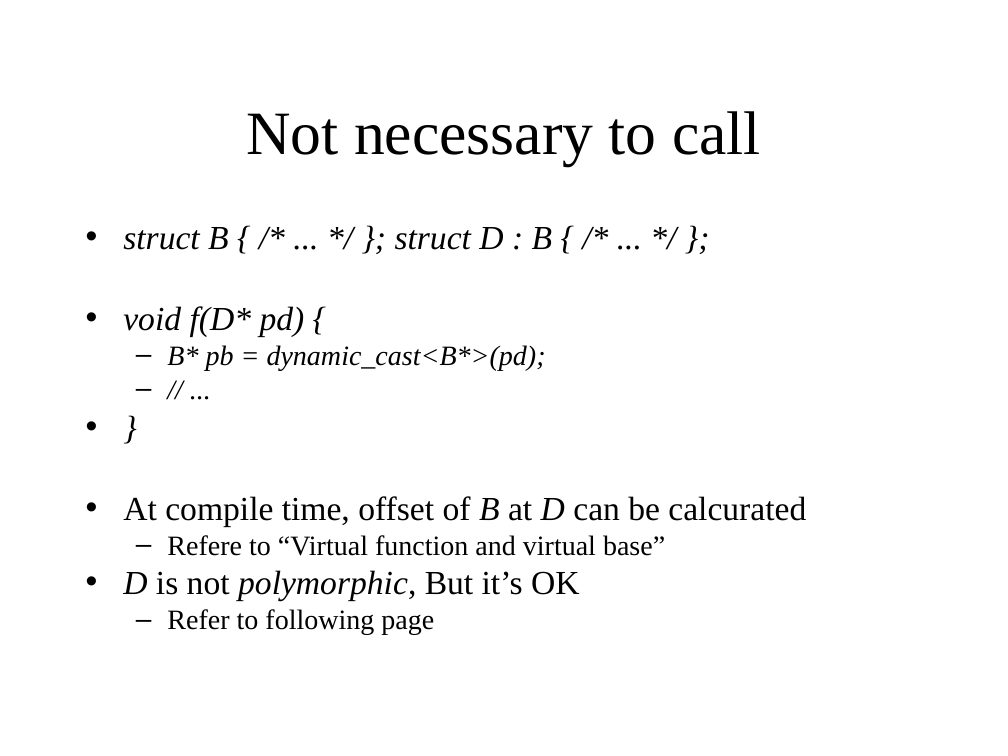
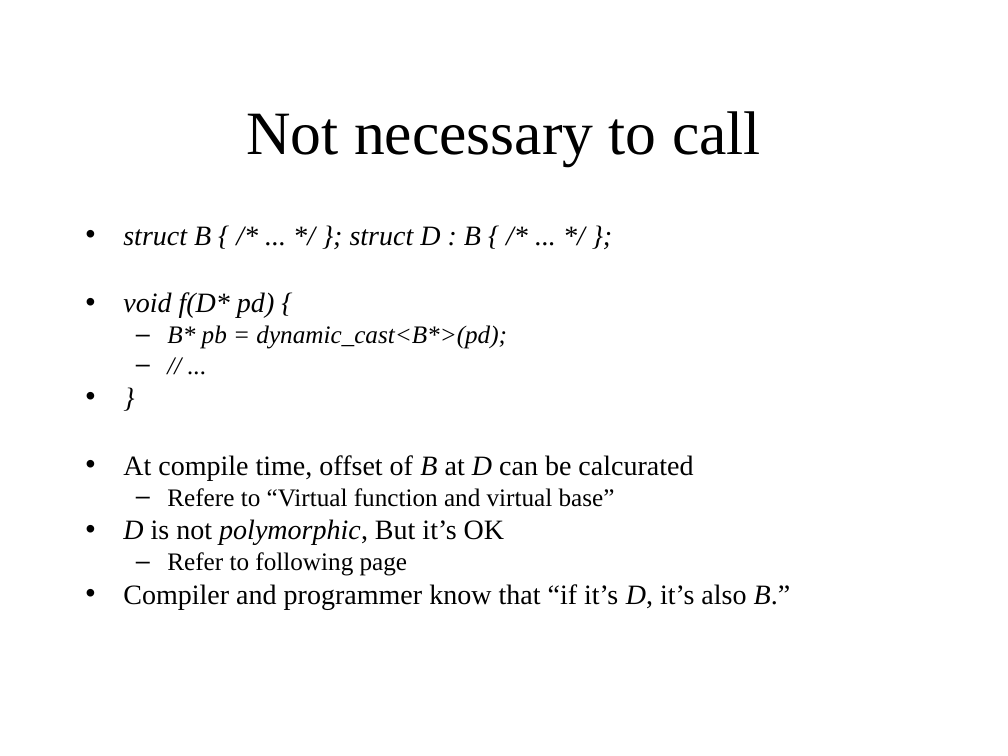
Before and after one commit to KeiHasegawa/cxx_doc, a slide deck: slide 4 of 29_dynamic_cast_e.ppt. Drawn at 1008x756 pixels with LibreOffice and Linux fonts; fonts in the diff are those of the drawing. Boxes give left, top, right and bottom in pixels: in the first picture for what was removed or moved away, otherwise in the second. Text is boxed around its words. In the diff, an @@ line names an element or a change of style, - is before the commit and + after.

```diff
--- a/29_dynamic_cast_e.ppt
+++ b/29_dynamic_cast_e.ppt
@@ text at (x1=123, y1=226, x2=693, y2=576): size 24 to 20 pt in "struct B { /* ... */ }; ...", "void f(D* pd) {", "}", "At compile time, offset of B at ..." and 1 more places; size 20 to 18 pt in "B* pb = dynamic_cast<B*>(pd);", "// ...", "Refere to “Virtual function and virtual base”", "Refer to following page"; less space between paragraphs @@
@@ text at (x1=123, y1=584, x2=791, y2=609): paragraph added @@
+• Compiler and programmer know that “if it’s D, it’s also B.”
```
Also in this commit, not shown: 1 other slide changed, 1 other file.
